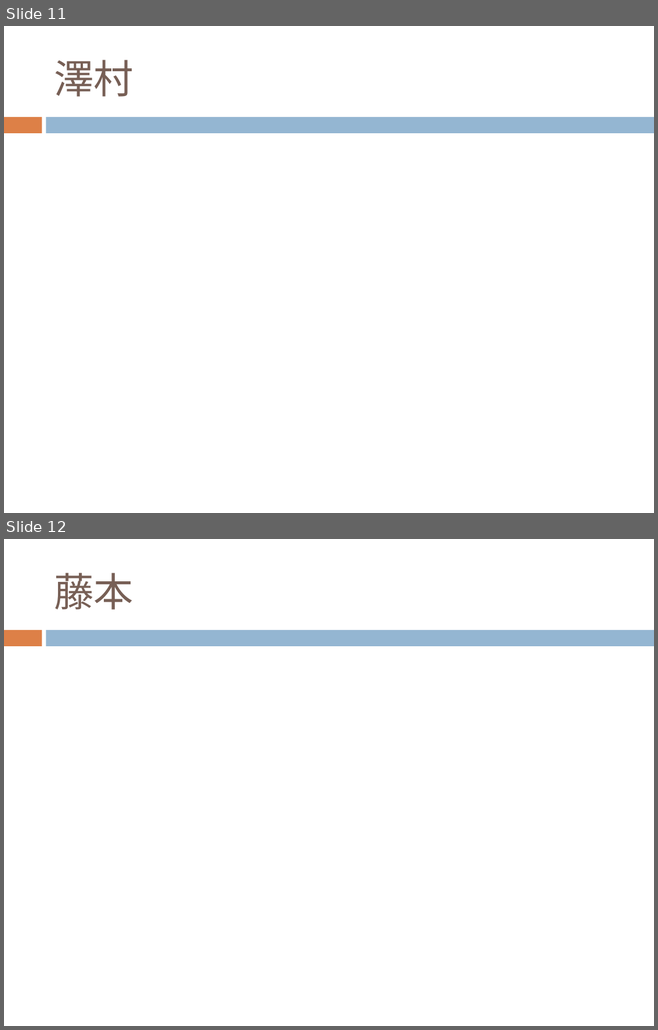
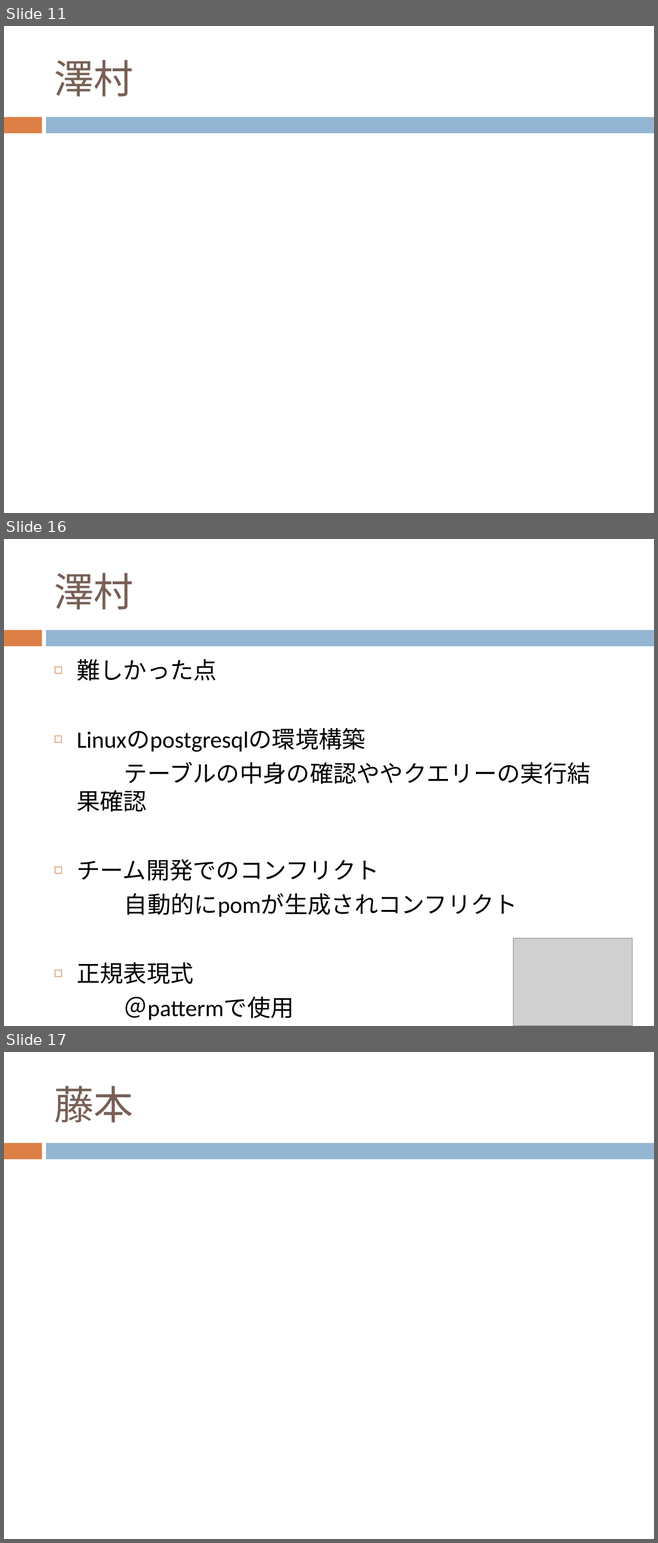
Before and after one commit to chocomegane/springC, a slide deck: document/ECサイト.pptx. Shown one above the other, each under a label of ours: slides 11 and 12 before the commit, slides 11, 16 and 17 after it; the slides between them are not shown. The pictures are 658x1030 and 658x1543 pixels, drawn with LibreOffice and Linux fonts; fonts in the diff are those of the drawing; grey boxes stand for pictures. Boxes give left, top, right and bottom in pixels: in the first picture for what was removed or moved away, otherwise in the second. Text is boxed around its words. In the diff, an @@ line names an element or a change of style, - is before the commit and + after.

```diff
--- a/document/ECサイト.pptx
+++ b/document/ECサイト.pptx
@@ slide 16 added at <box>4,539,654,1026</box>, background #FFFFFF; not listed: 2 template elements that a slide beside it also shows @@
@@ title added at <box>54,573,133,610</box>, 44 pt, text #775F55 @@
+澤村
@@ text added at <box>76,659,590,984</box>, 25.9 pt, text #000000 @@
+◻ 難しかった点
+◻ Linuxのpostgresqlの環境構築
+テーブルの中身の確認ややクエリーの実行結 果確認
+◻ チーム開発でのコンフリクト
+自動的にpomが生成されコンフリクト
+◻ 正規表現式
+＠pattermで使用
@@ picture added at <box>513,939,632,1026</box> @@
@@ what was slide 12 is now slide 17 @@
```
Also in this commit, not shown: 4 other slides added.
